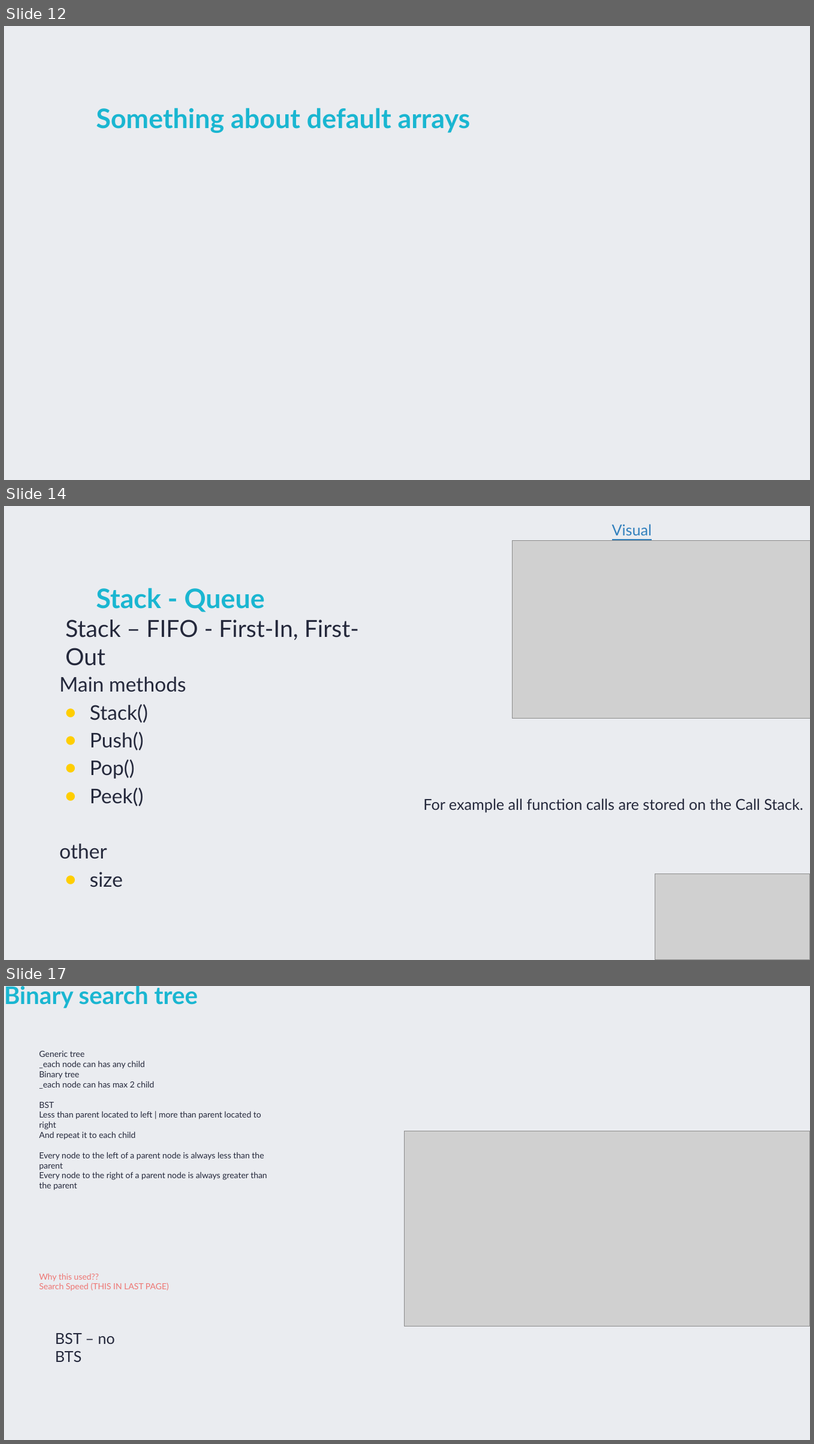
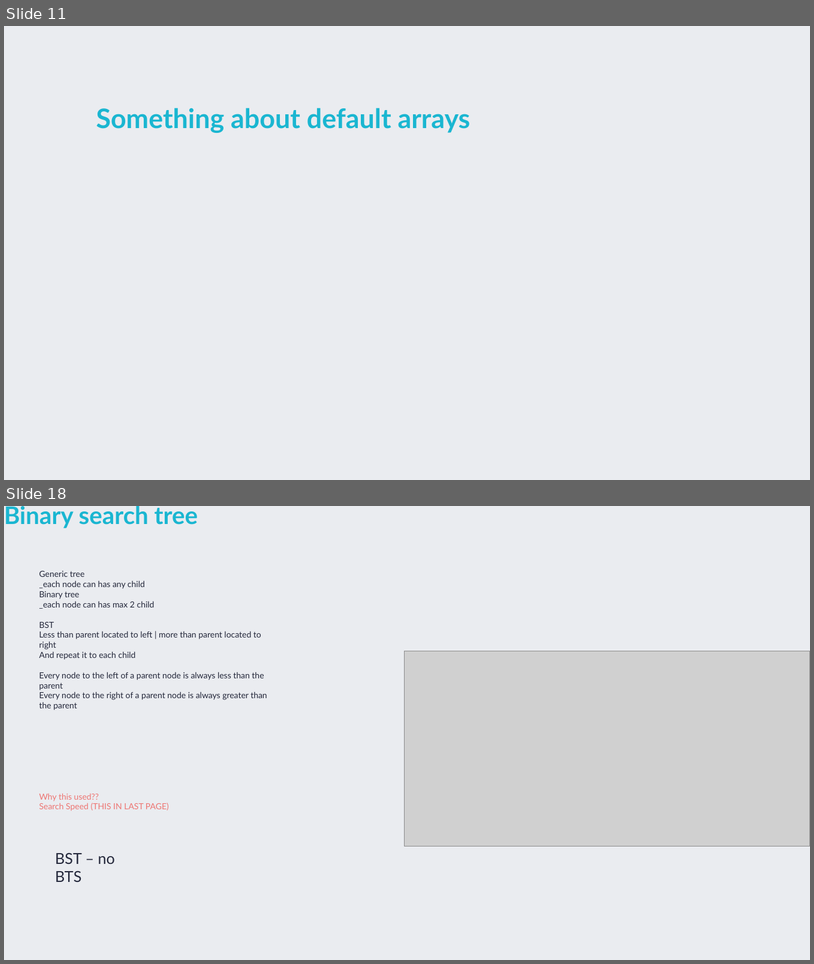
Before and after one commit to TigranVardanyan/Algorithms-and-Data-structures, a slide deck: ds&a.pptx. Shown one above the other, each under a label of ours: slides 12, 14 and 17 before the commit, slides 11 and 18 after it; the slides between them are not shown. The pictures are 814x1444 and 814x964 pixels, drawn with LibreOffice and Linux fonts; fonts in the diff are those of the drawing; grey boxes stand for pictures. Boxes give left, top, right and bottom in pixels: in the first picture for what was removed or moved away, otherwise in the second. Text is boxed around its words. In the diff, an @@ line names an element or a change of style, - is before the commit and + after.

```diff
--- a/ds&a.pptx
+++ b/ds&a.pptx
@@ slide 14 removed at bbox=[4, 506, 810, 960], background #EAECF0 @@
@@ picture removed at bbox=[513, 540, 810, 718] @@
@@ text removed at bbox=[612, 524, 652, 535] @@
-Visual
@@ title removed at bbox=[96, 588, 265, 612] @@
-Stack - Queue
@@ text removed at bbox=[65, 619, 359, 666] @@
-Stack – FIFO - First-In, First-Out
@@ text removed at bbox=[59, 676, 186, 887] @@
-Main methods
-● Stack()
-● Push()
-● Pop()
-● Peek()
-other
-● size
@@ text removed at bbox=[423, 798, 803, 813] @@
-For example all function calls are stored on the Call Stack.
@@ picture removed at bbox=[656, 873, 810, 960] @@
@@ what was slide 12 is now slide 11 @@
@@ what was slide 17 is now slide 18 @@
```
Also in this commit, not shown: 3 slides changed, 6 slides added, 4 other slides removed, 1 other file.
